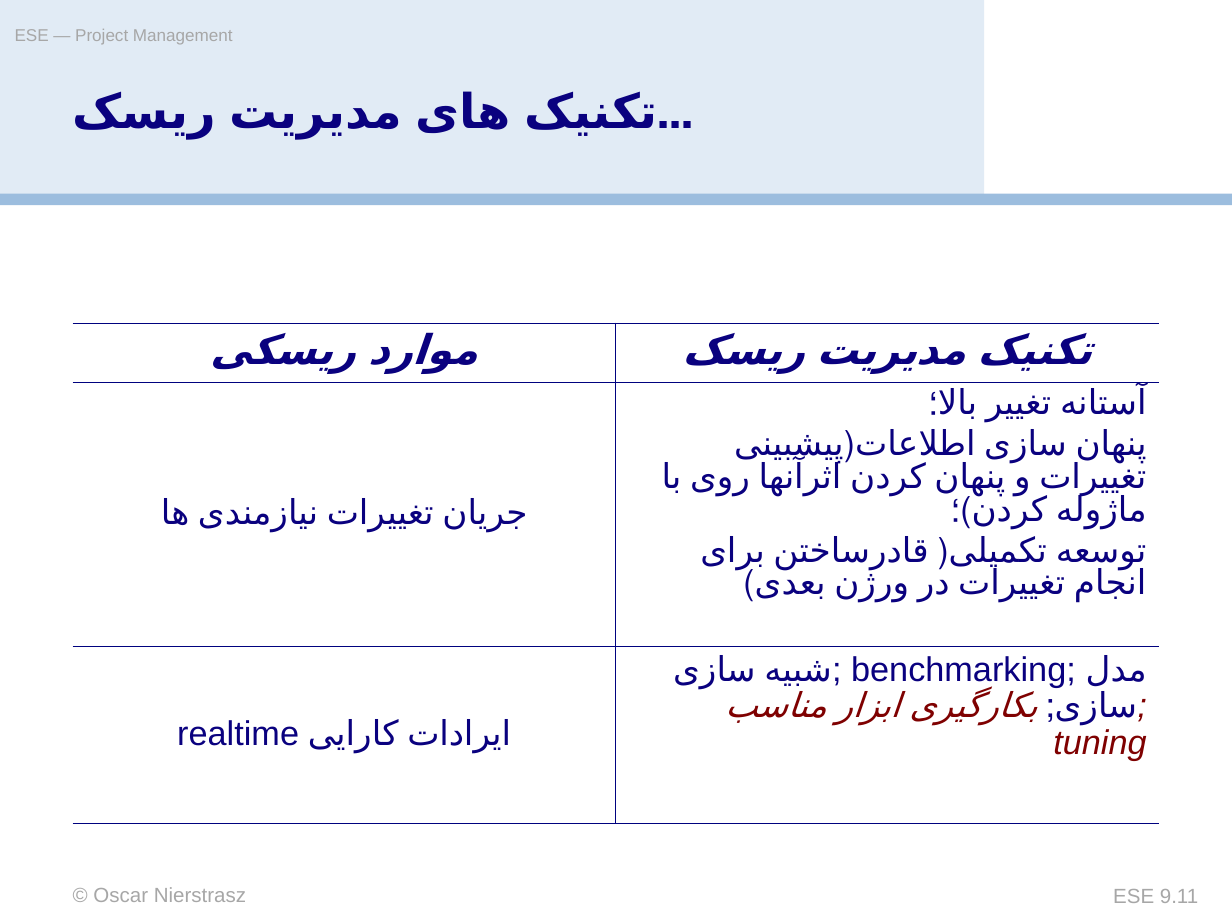
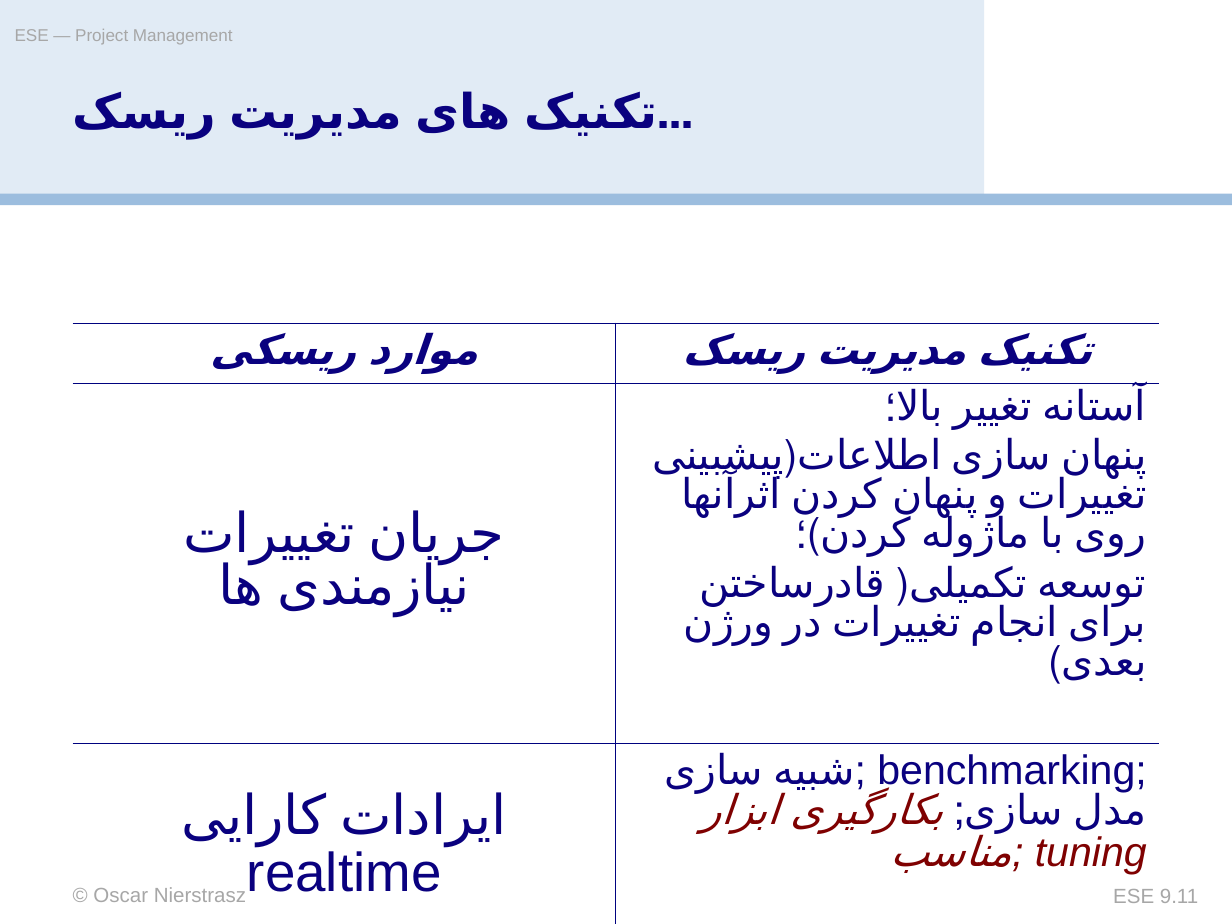
Before and after one commit to ataghinezhad/ataghinezhad.github.io, a slide deck: slide 11 of courses/downloads/temp/Software_Lec9 Project Management.ppt. Drawn at 1232x924 pixels with LibreOffice and Linux fonts; fonts in the diff are those of the drawing; background and template pictures are left out. Boxes give left, top, right and bottom in pixels: in the first picture for what was removed or moved away, otherwise in the second. Text is boxed around its words. In the diff, an @@ line names an element or a change of style, - is before the commit and + after.

```diff
--- a/courses/downloads/temp/Software_Lec9 Project Management.ppt
+++ b/courses/downloads/temp/Software_Lec9 Project Management.ppt
@@ table at bbox=[73, 324, 1159, 896] @@
@@ size 20 to 32 pt in "جریان تغییرات نیازمندی ها", "ایرادات کارایی realtime" @@
@@ size 20 to 24 pt in "آستانه تغییر بالا؛", "پنهان سازی اطلاعات(پیشبینی تغییرات و پنهان کردن ...", "توسعه تکمیلی( قادرساختن برای انجام تغییرات در ...", "شبیه سازی; benchmarking; مدل سازی; بکارگیری ابزار ..." @@
@@ more space between paragraphs @@
```
Also in this commit, not shown: 20 other slides changed, 2 other files.
